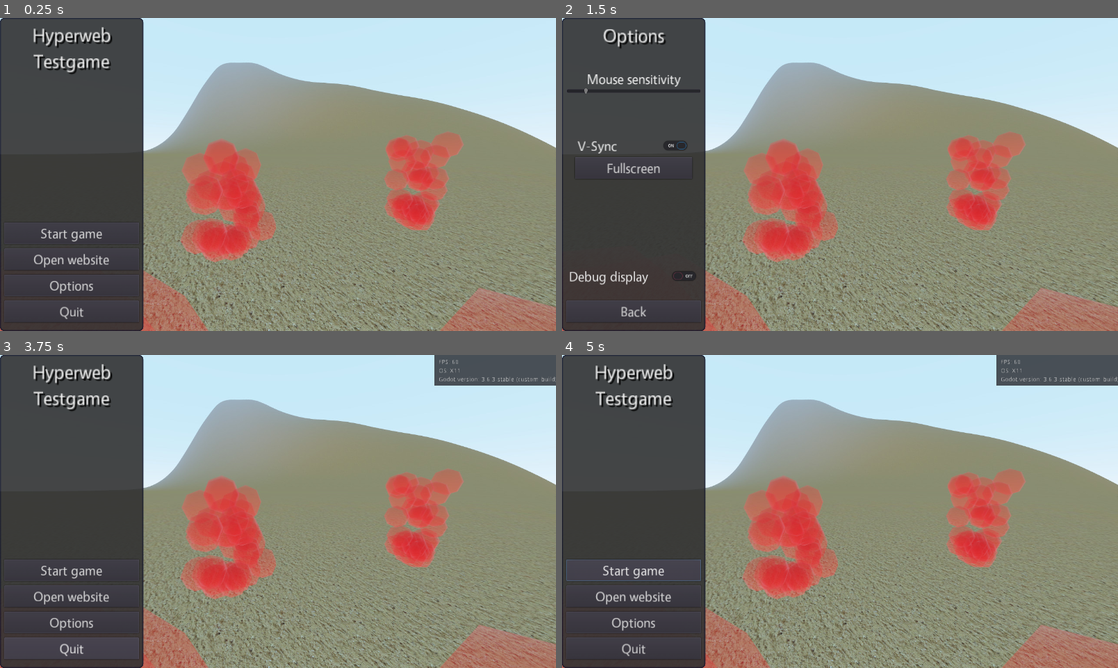
Above: before the commit, frames 1-4 (two rows, left to right).
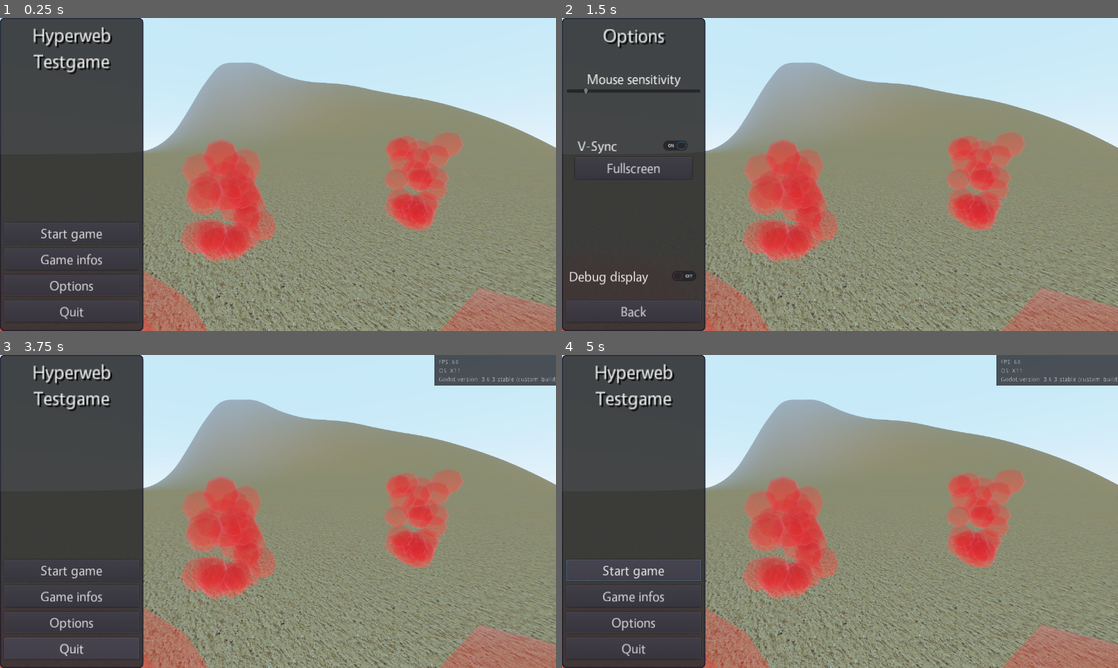
Above: after the commit, the same moments.

Repository: MaretaDagostino/Hyperweb-Testgame
Game: Godot game, scene res://internal/menues/Main_Menu.tscn
Same seed, same stepped clock (60 frames per second), same inputs: the game is played once before the commit and once after it. This scene is started directly instead of the project's main scene.
Inputs:
- Up to frame 1 (0.25 s): no input
- Up to frame 2 (1.5 s): click "Open website" (after the commit: "Game infos") at 0.5 s; click "Options" at 1.25 s
- Up to frame 3 (3.75 s): click "V-Sync" at 2 s; click "Debug display" at 2.75 s; click "Back" at 3.5 s
- Up to frame 4 (5 s): click "Start game" at 4.25 s

The runs differ from the first frame. In frame 1, 0.2% of the frame differs, in the area x 6-20%, y 75-80%; in frame 2, nothing differs; in frame 3, 0.2%; in frame 4, 0.2%.

Commit message:
Simplify project adaptions for own games
Game icon and start screen background are moved to the level-assets
folder which (together with level) would be exchanged in an own
game. Create a game title from project name by replacing '-', '_'
and ' ' with line breaks. Add a project property for the website
called by the 'Game infos' button. The button is deactivated in
case of empty property string.

Diff:
--- a/internal/menues/Main_Menu.gd
+++ b/internal/menues/Main_Menu.gd
@@ -27,6 +27,20 @@
 	_err = $Options_Menu/HSlider_Mouse_Sensitivity.connect("value_changed", self,
 				"set_mouse_sensitivity")
 
+	# Set "Game infos" button to inactive as website is empty
+	if !(ProjectSettings.get_setting("application/config/webpage")):
+		ProjectSettings.set("application/config/webpage", "")
+		ProjectSettings.save()
+	if ProjectSettings.get_setting("application/config/webpage") == "":
+		$Start_Menu/Button_Open_Godot.disabled = true
+
+	# Extract title from project name by adding line breaks
+	var temp1 = ProjectSettings.get_setting("application/config/name")
+	var temp2 = temp1.replace("-", "\n")
+	var temp3 = temp2.replace("_","\n")
+	var game_title = temp3.replace(" ","\n")
+	$Start_Menu/Title_Label.text = game_title
+
 	# Some times when returning to the title screen the mouse is still captured
 	# even though it shouldn't be. To prevent this from breaking the game,
 	# we just set it here too
@@ -40,7 +54,7 @@
 func start_menu_button_pressed(button_name):
 	# button_name == "start" triggers server connection in Main.gd, not here
 	if button_name == "open_website":
-		var _err = OS.shell_open("https://github.com/MaretaDagostino/Hyperweb-Testgame")
+		var _err = OS.shell_open(ProjectSettings.get_setting("application/config/webpage"))
 	elif button_name == "options":
 		options_menu.visible = true
 		start_menu.visible = false
--- a/internal/menues/Main_Menu.tscn
+++ b/internal/menues/Main_Menu.tscn
@@ -2,7 +2,7 @@
 
 [ext_resource path="res://internal/menues/Main_Menu.gd" type="Script" id=1]
 [ext_resource path="res://internal/Vegur-Regular.otf" type="DynamicFontData" id=2]
-[ext_resource path="res://Title.jpg" type="Texture" id=3]
+[ext_resource path="res://level-assets/Title.jpg" type="Texture" id=3]
 
 [sub_resource type="StyleBoxFlat" id=1]
 bg_color = Color( 0.199219, 0.199219, 0.199219, 1 )
@@ -45,12 +45,10 @@
 margin_right = 227.0
 margin_bottom = 77.0
 rect_scale = Vector2( 1.4, 1.4 )
-custom_fonts/font = SubResource( 2 )
 custom_colors/font_color_shadow = Color( 0, 0, 0, 1 )
 custom_constants/shadow_offset_x = 3
 custom_constants/shadow_offset_y = 3
-text = "Hyperweb
-Testgame"
+custom_fonts/font = SubResource( 2 )
 align = 1
 valign = 1
 
@@ -76,7 +74,7 @@
 margin_right = 155.0
 margin_bottom = -140.0
 custom_fonts/font = SubResource( 2 )
-text = "Open website"
+text = "Game infos"
 
 [node name="Button_Options" type="Button" parent="Start_Menu"]
 anchor_left = 0.5
--- a/project.godot
+++ b/project.godot
@@ -22,7 +22,8 @@
 
 config/name="Hyperweb-Testgame"
 run/main_scene="res://internal/Main.tscn"
-config/icon="res://Icon.png"
+config/icon="res://level-assets/Icon.png"
+config/webpage="https://github.com/MaretaDagostino/Hyperweb-Testgame"
 
 [autoload]
 
Not shown: 1 places in internal/menues/Main_Menu.tscn that only renumber resources
Renamed: Icon.png -> level-assets/Icon.png
Renamed: Title.jpg -> level-assets/Title.jpg
Not shown, changed: README.md
